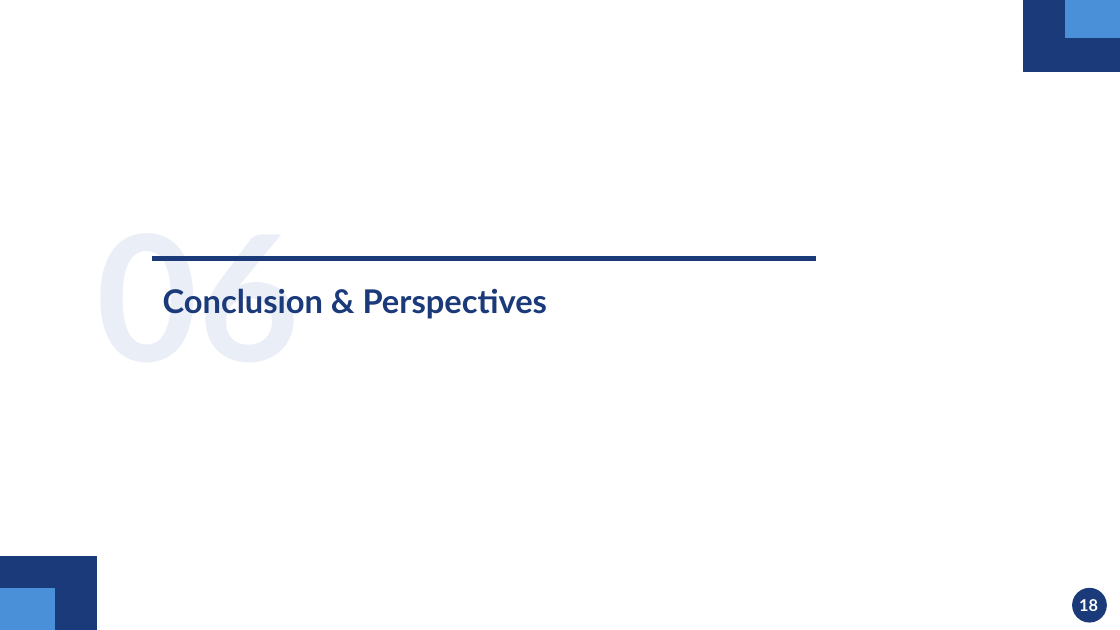
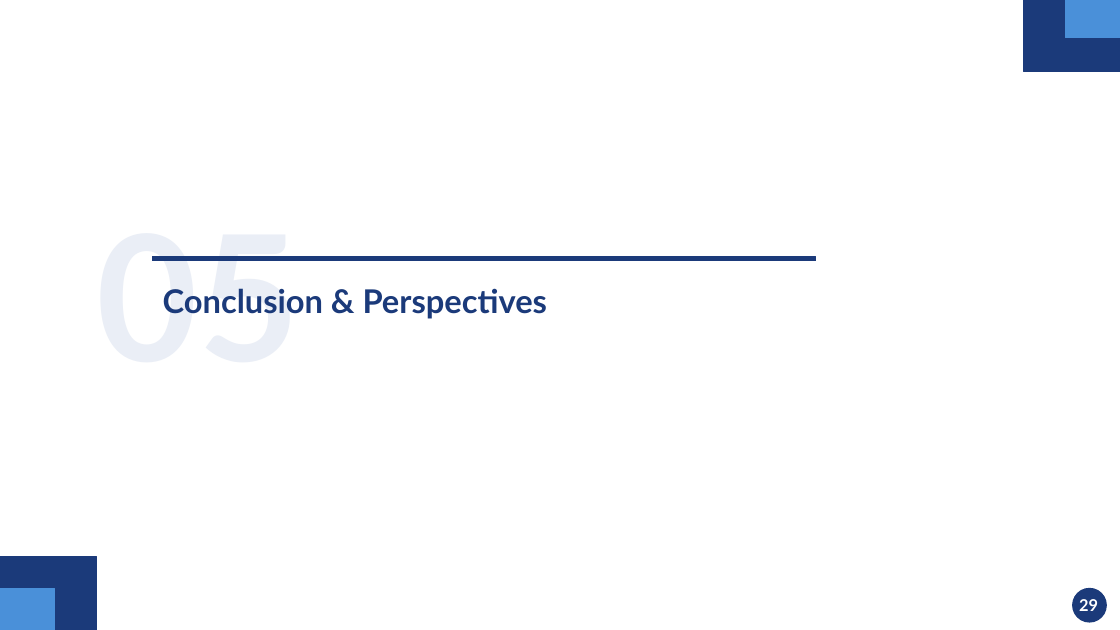
Before and after one commit to mahdi000666/DesignFlow, a slide deck: slide 29 of docs/Presentation.pptx (slide 30 before the commit). Drawn at 1120x630 pixels with LibreOffice and Linux fonts; fonts in the diff are those of the drawing. Boxes give left, top, right and bottom in pixels: in the first picture for what was removed or moved away, otherwise in the second. Text is boxed around its words. In the diff, an @@ line names an element or a change of style, - is before the commit and + after.

```diff
--- a/docs/Presentation.pptx
+++ b/docs/Presentation.pptx
@@ text at [97, 256, 300, 314]: text changed @@
-06
+05
@@ text at [1079, 599, 1098, 611]: text changed @@
-18
+29
```
Also in this commit, not shown: 27 other slides changed, 1 slide removed.
